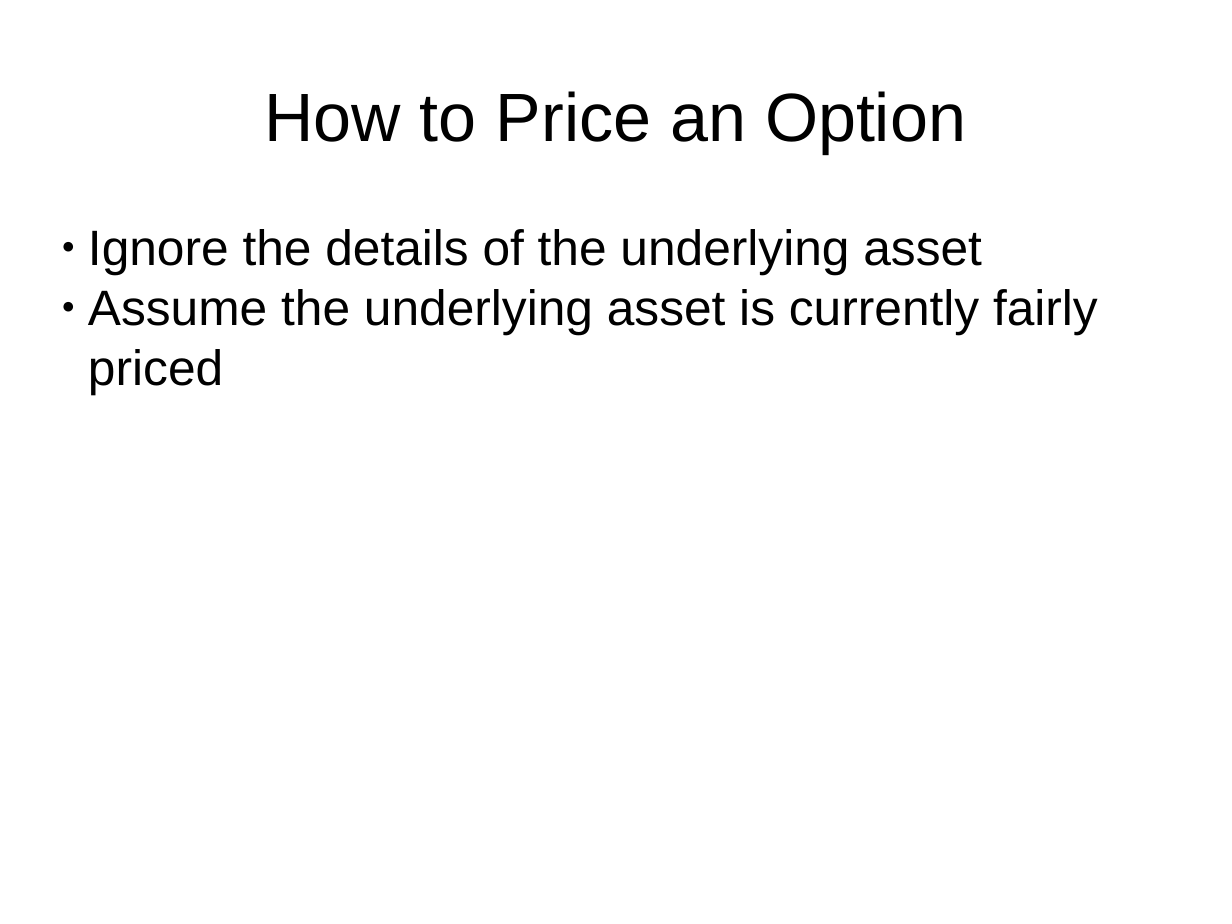
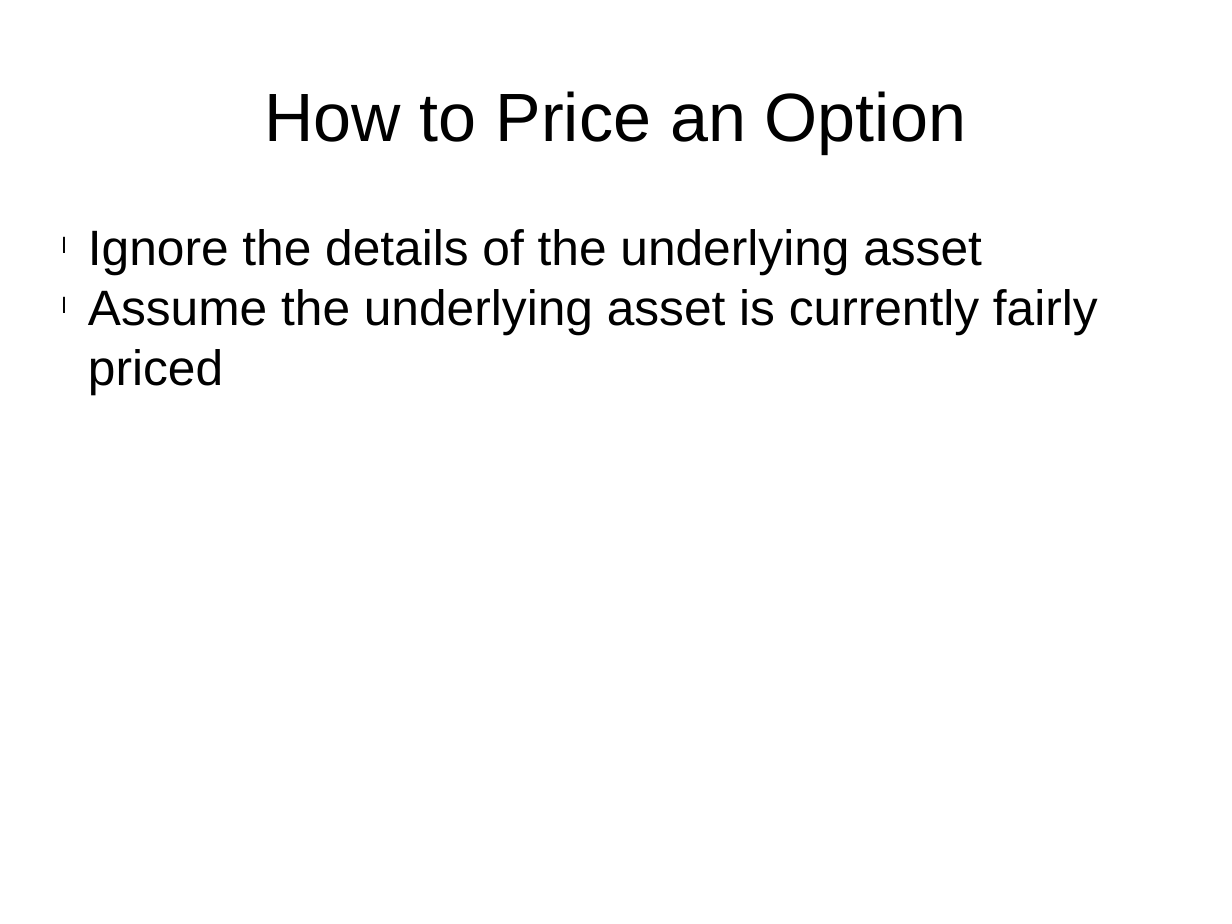
Before and after one commit to HaroldRKingsberg/MLMC, a slide deck: slide 5 of docs/final_presentation.pptx. Drawn at 1232x924 pixels with LibreOffice and Linux fonts; fonts in the diff are those of the drawing. Boxes give left, top, right and bottom in pixels: in the first picture for what was removed or moved away, otherwise in the second. Text is boxed around its words. In the diff, an @@ line names an element or a change of style, - is before the commit and + after.

```diff
--- a/docs/final_presentation.pptx
+++ b/docs/final_presentation.pptx
@@ text "Ignore the details of the ..." at (88,229,1098,394): bullet ● to l @@
```
Also in this commit, not shown: 4 other slides changed.
